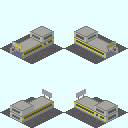
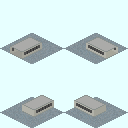
Layers edited between the first and the second 128 x 128 image:
painted on "Subway_Station_Gateway_Single_S.png" over <box>0,26,128,128</box>
added layer "クリップボード" over <box>0,33,128,128</box>
